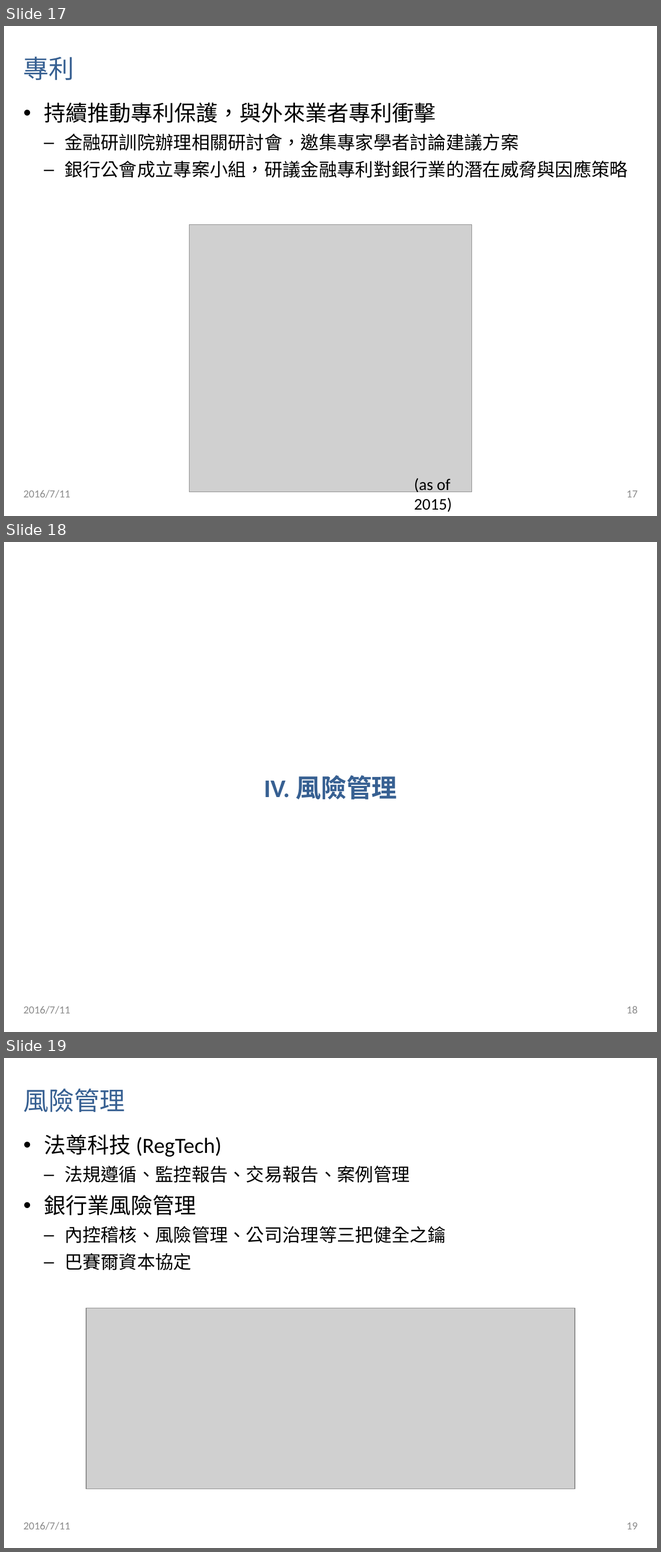
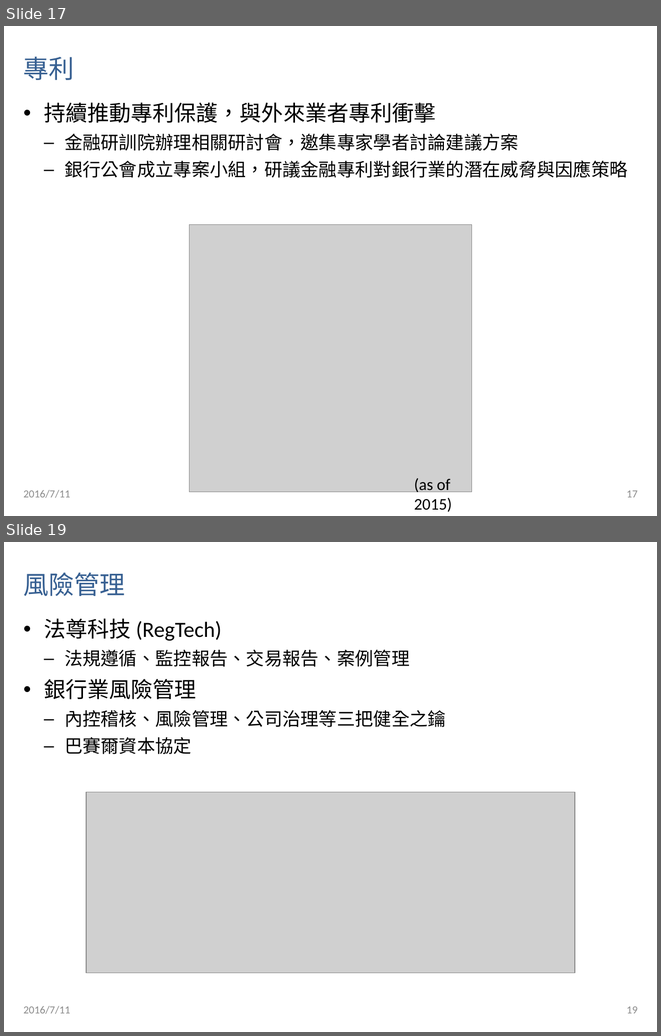
Before and after one commit to CpOuyang/custom, a slide deck: 20160712 - 金融科技白皮書(部會).pptx. Shown one above the other, each under a label of ours: slides 17, 18 and 19 before the commit, slides 17 and 19 after it; the slides between them are not shown. The pictures are 661x1552 and 661x1036 pixels, drawn with LibreOffice and Linux fonts; fonts in the diff are those of the drawing; grey boxes stand for pictures. Boxes give left, top, right and bottom in pixels: in the first picture for what was removed or moved away, otherwise in the second. Text is boxed around its words. In the diff, an @@ line names an element or a change of style, - is before the commit and + after.

```diff
--- a/20160712 - 金融科技白皮書(部會).pptx
+++ b/20160712 - 金融科技白皮書(部會).pptx
@@ slide 18 removed at [4, 542, 657, 1032], background #FFFFFF @@
@@ title removed at [264, 775, 397, 800] @@
-IV. 風險管理
@@ text removed at [24, 1006, 71, 1014] @@
-2016/7/11
@@ page number removed at [627, 1006, 638, 1013] @@
-18
```
Also in this commit, not shown: 3 slides changed, 2 slides added, 2 other slides removed.
